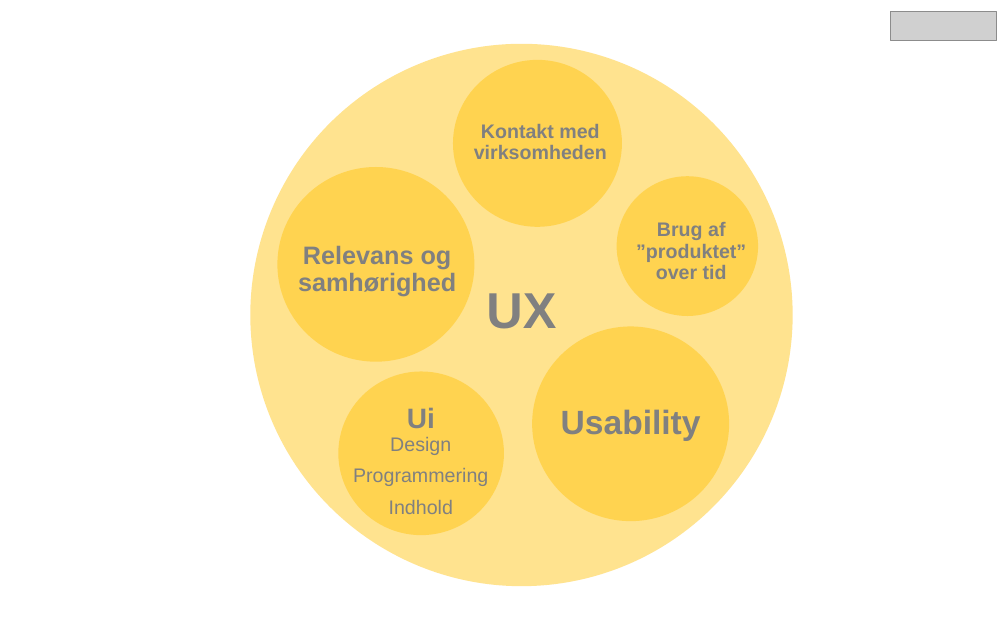
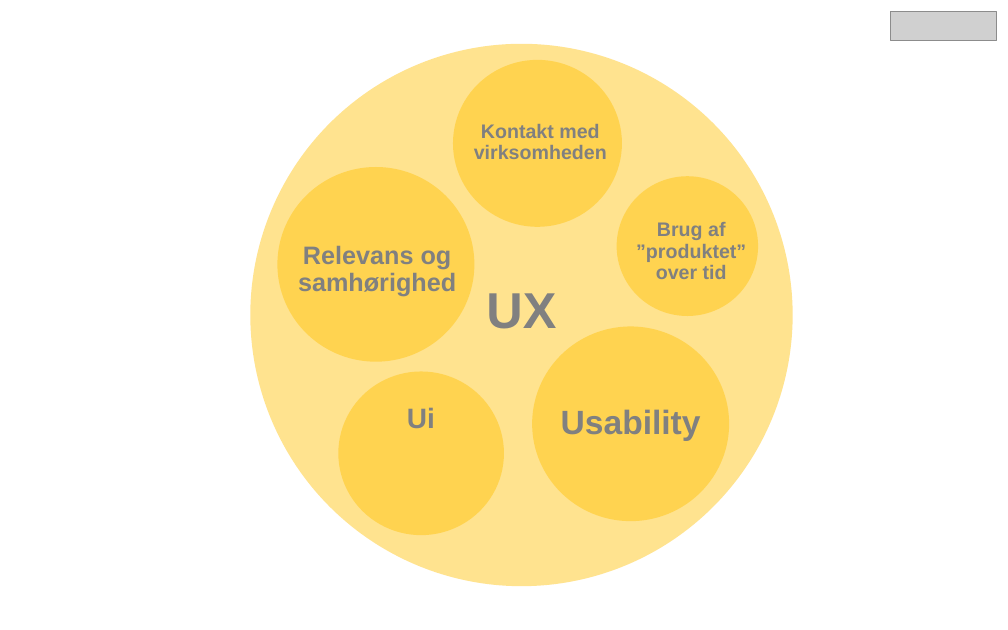
Before and after one commit to xiaoleibi/DMU26, a slide deck: slide 5 of UX valgfag2026.pptx (slide 6 before the commit). Drawn at 1008x630 pixels with LibreOffice and Linux fonts; fonts in the diff are those of the drawing; grey boxes stand for pictures. Boxes give left, top, right and bottom in pixels: in the first picture for what was removed or moved away, otherwise in the second. Text is boxed around its words. In the diff, an @@ line names an element or a change of style, - is before the commit and + after.

```diff
--- a/UX valgfag2026.pptx
+++ b/UX valgfag2026.pptx
@@ text at (407, 408, 435, 428): text changed; size 14 to 20 pt; bold on @@
-Ui
-Design
-Programmering
-Indhold
+Ui
```
Also in this commit, not shown: 4 other slides changed, 1 slide added, 5 slides removed.
